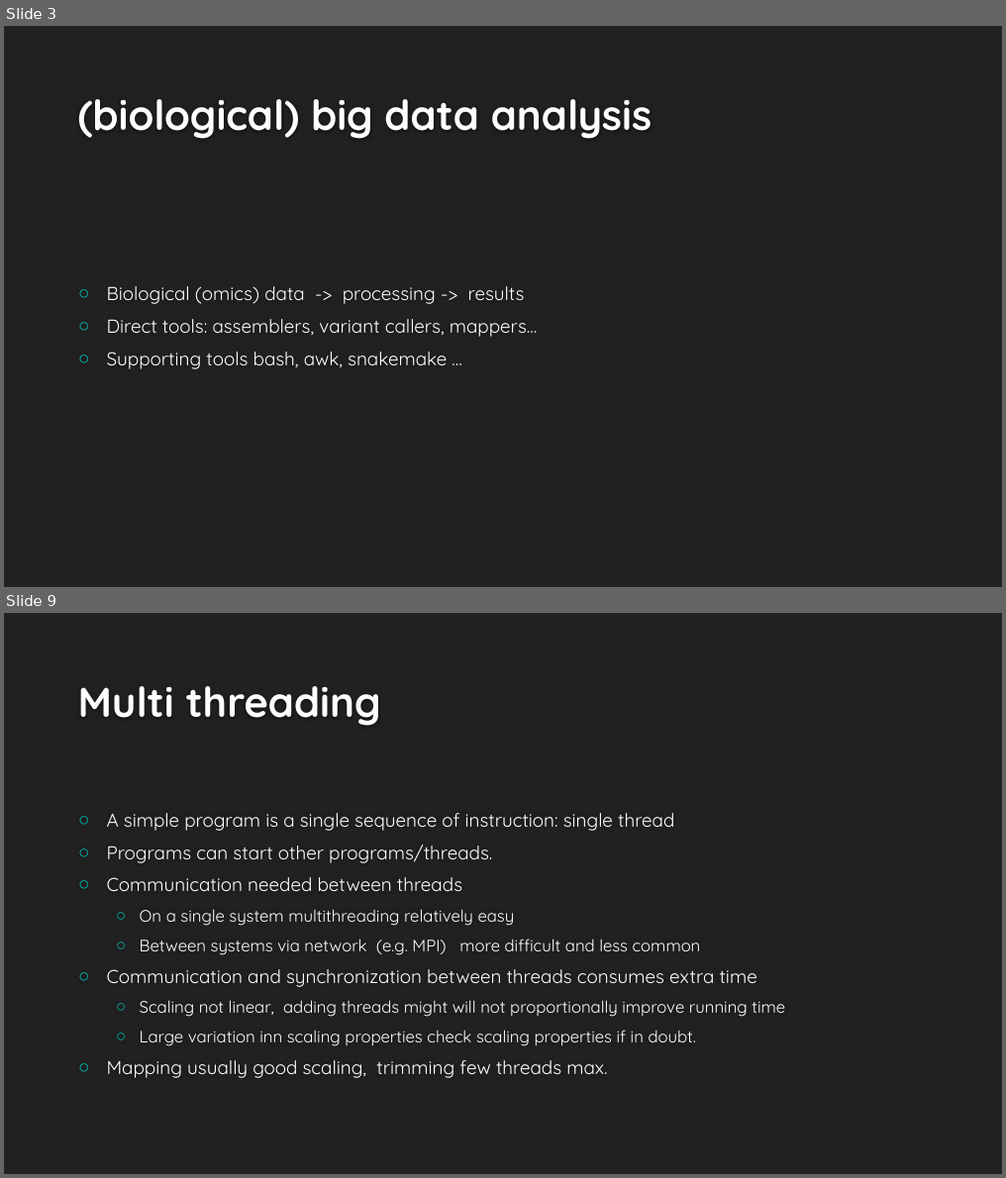
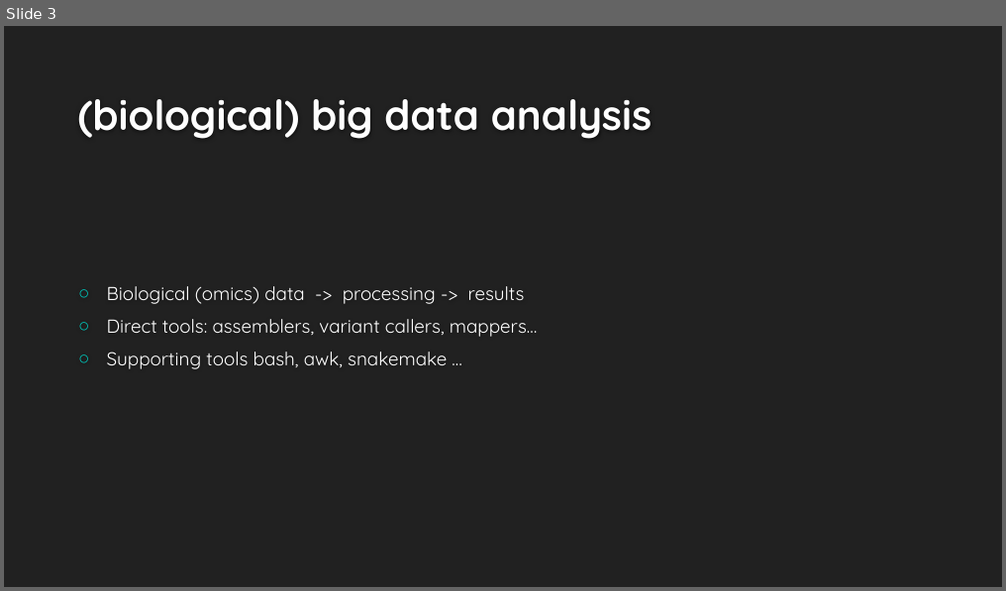
Before and after one commit to wdeleeuw/BBDA_git_course, a slide deck: GitConda.pptx. Shown one above the other, each under a label of ours: slides 3 and 9 before the commit, slide 3 after it; the slides between them are not shown. The pictures are 1006x1178 and 1006x591 pixels, drawn with LibreOffice and Linux fonts; fonts in the diff are those of the drawing; background and template pictures are left out. Boxes give left, top, right and bottom in pixels: in the first picture for what was removed or moved away, otherwise in the second. Text is boxed around its words. In the diff, an @@ line names an element or a change of style, - is before the commit and + after.

```diff
--- a/GitConda.pptx
+++ b/GitConda.pptx
@@ slide 9 removed at [4, 613, 1002, 1174], background #212121 @@
@@ title removed at [78, 686, 381, 726] @@
-Multi threading
@@ text removed at [107, 813, 785, 1078] @@
-○ A simple program is a single sequence of instruction: single thread
-○ Programs can start other programs/threads.
-○ Communication needed between threads
-  ○ On a single system multithreading relatively easy
-  ○ Between systems via network (e.g. MPI) more difficult and less common
-○ Communication and synchronization between threads consumes extra time
-  ○ Scaling not linear, adding threads might will not proportionally improve running time
-  ○ Large variation inn scaling properties check scaling properties if in doubt.
-○ Mapping usually good scaling, trimming few threads max.
```
Also in this commit, not shown: 5 slides changed, 2 slides added, 4 other slides removed, 2 other files.
